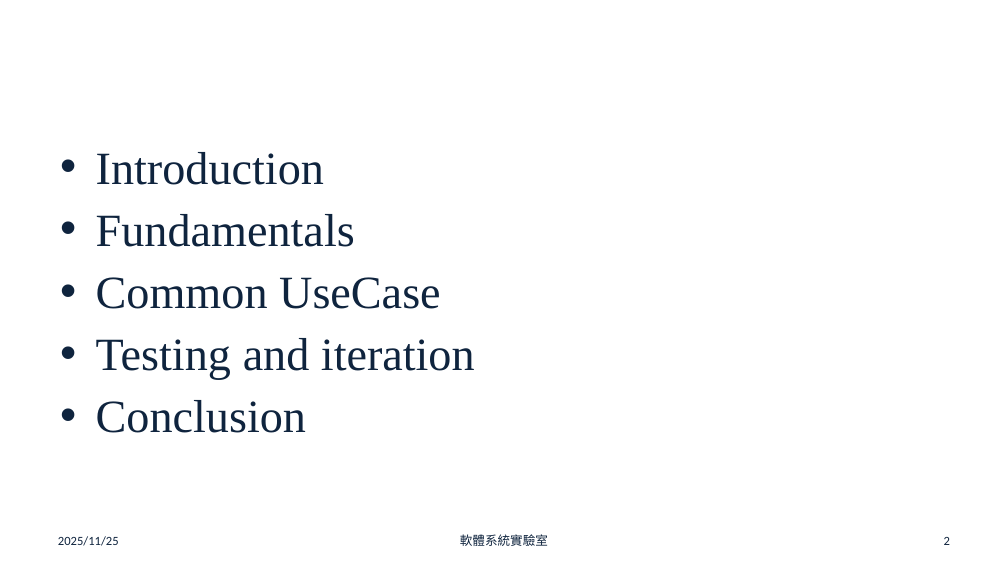
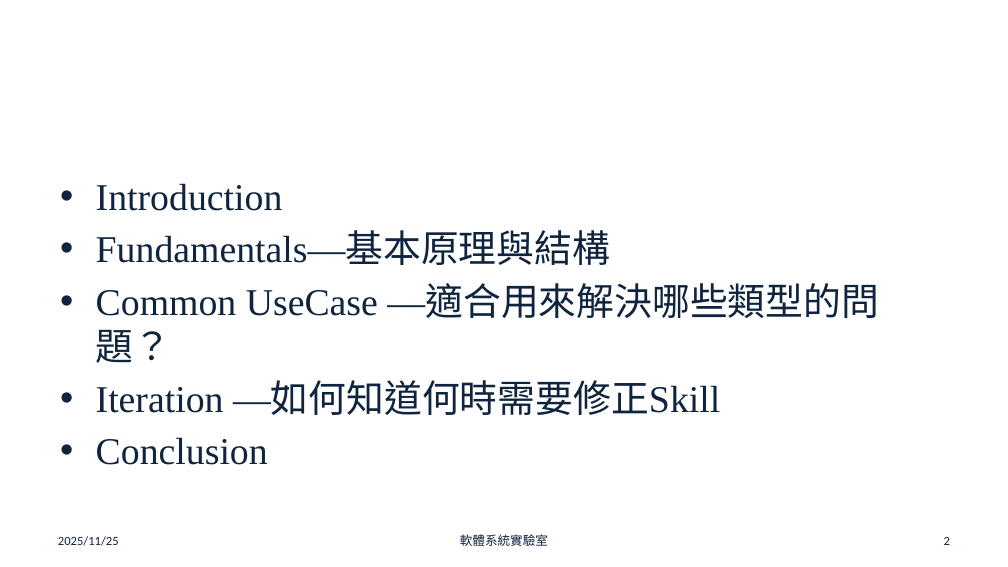
Before and after one commit to chun-wei0413/frank_research, a slide deck: slide 2 of skills/doc/skills-final.pptx. Drawn at 1008x567 pixels with LibreOffice and Linux fonts; fonts in the diff are those of the drawing; background and template pictures are left out. Boxes give left, top, right and bottom in pixels: in the first picture for what was removed or moved away, otherwise in the second. Text is boxed around its words. In the diff, an @@ line names an element or a change of style, - is before the commit and + after.

```diff
--- a/skills/doc/skills-final.pptx
+++ b/skills/doc/skills-final.pptx
@@ text "Introduction": place and size @@
-text "Introduction" at <box>96,152,475,433</box>
+text "Introduction" at <box>96,183,879,465</box>
@@ text at <box>96,183,283,465</box>: size 44 to 36 pt in "Introduction", "Conclusion" @@
@@ text at <box>96,233,879,415</box>: text changed; size 44 to 36 pt @@
-• Fundamentals
-• Common UseCase
-• Testing and iteration
+• Fundamentals—基本原理與結構
+• Common UseCase —適合用來解決哪些類型的問題？
+• Iteration —如何知道何時需要修正Skill
```
Also in this commit, not shown: 5 other slides changed, 2 slides added, 27 other files.
